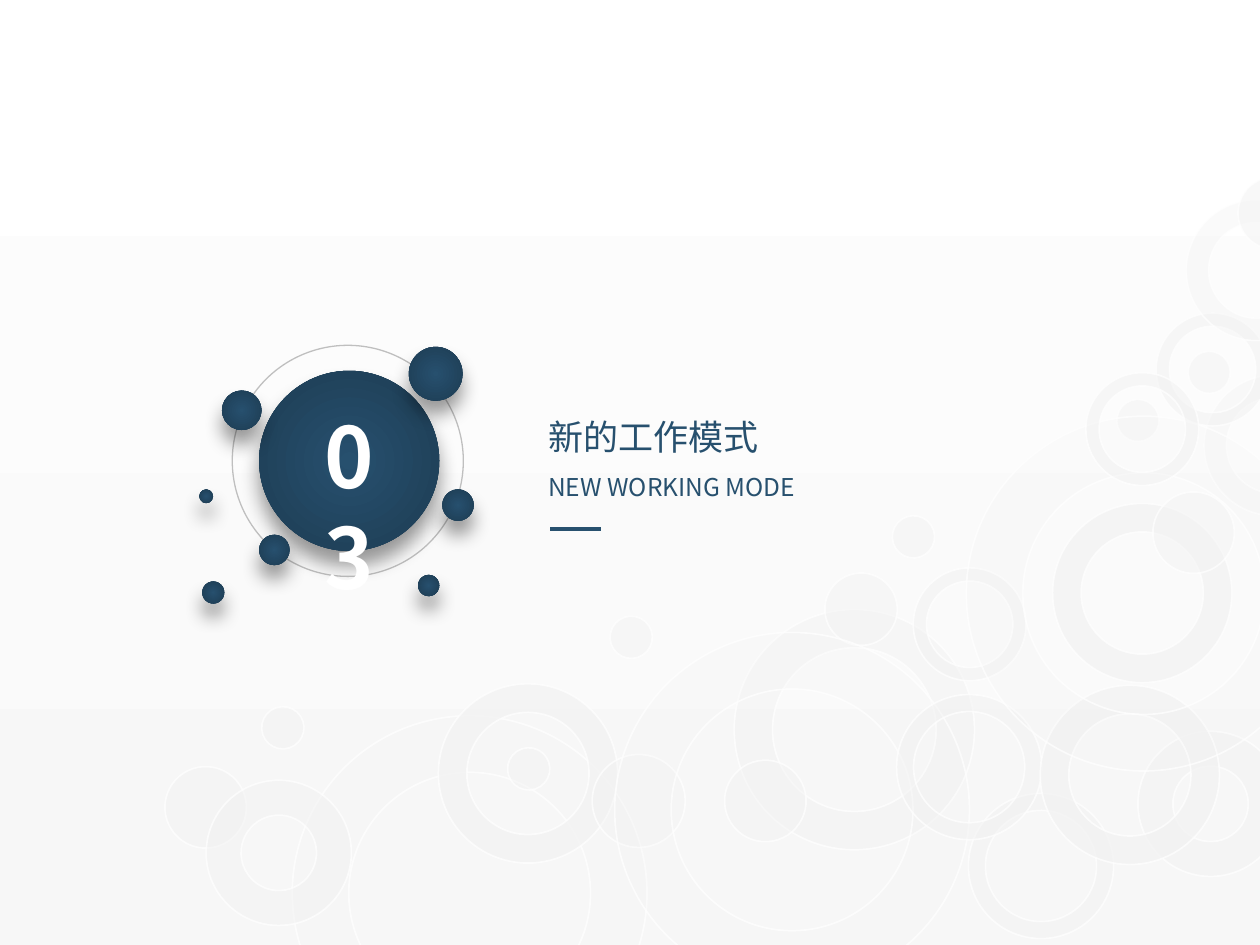
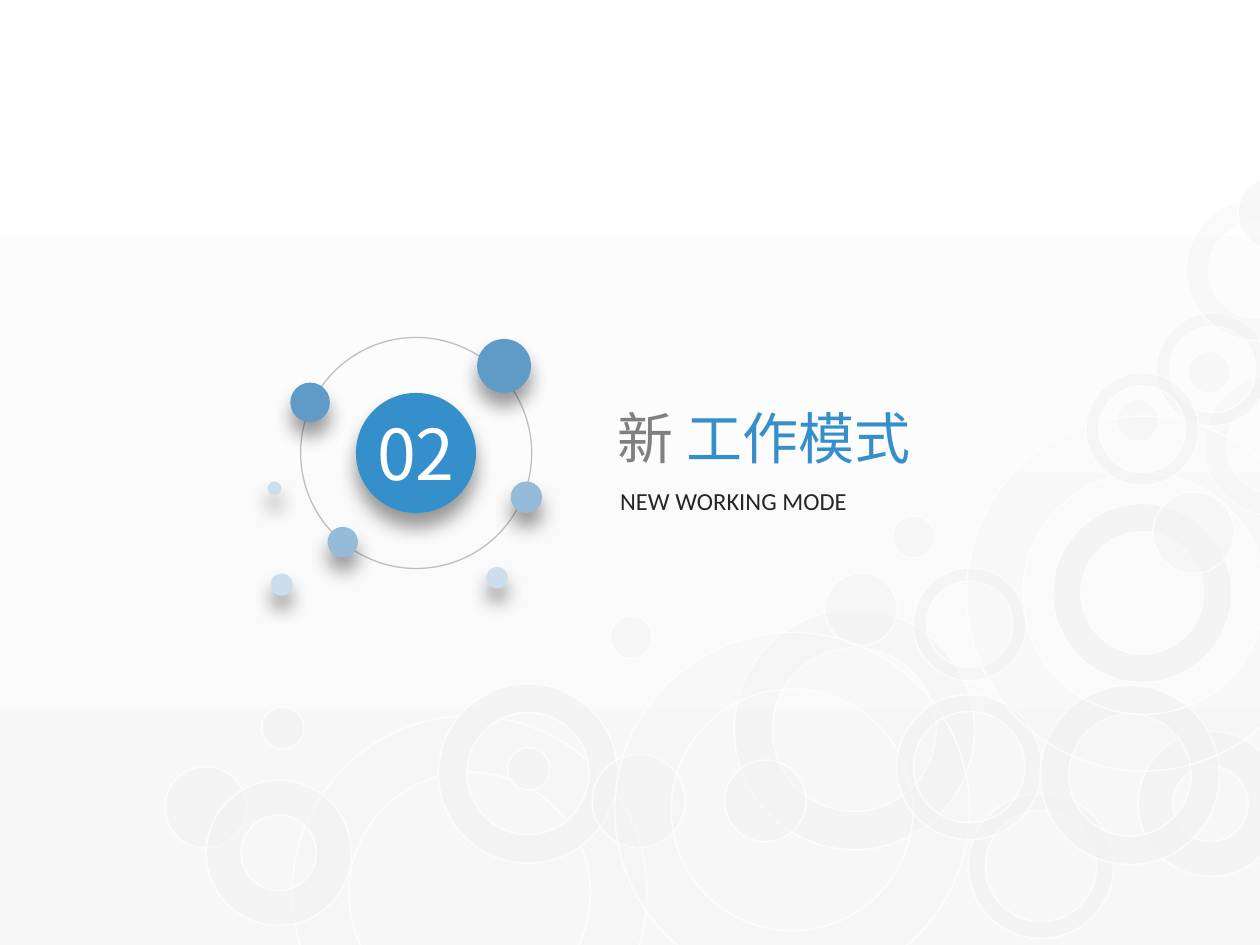
Before and after one commit to watermoonlx/presentation, a slide deck: slide 10 of [PO]PR Approval Control Panel.pptx. Drawn at 1260x945 pixels with LibreOffice and Linux fonts; fonts in the diff are those of the drawing. Boxes give left, top, right and bottom in pixels: in the first picture for what was removed or moved away, otherwise in the second. Text is boxed around its words. In the diff, an @@ line names an element or a change of style, - is before the commit and + after.

```diff
--- a/[PO]PR Approval Control Panel.pptx
+++ b/[PO]PR Approval Control Panel.pptx
@@ 3 ellipses: place and size @@
-3 ellipses at bbox=[232, 345, 462, 576]
+3 ellipses at bbox=[301, 338, 532, 568]
@@ ellipse at bbox=[478, 339, 532, 393]: fill gradient #27506E to #1D3C52 to #5F9BC6 @@
@@ ellipse at bbox=[290, 383, 329, 422]: fill gradient #27506E to #1D3C52 to #5F9BC6 @@
@@ text removed at bbox=[294, 399, 404, 514] @@
-03
@@ ellipse: place and size @@
-ellipse at bbox=[260, 370, 440, 551]
+ellipse at bbox=[355, 393, 475, 513]
@@ ellipse at bbox=[355, 393, 475, 513]: fill gradient #27506E to #1D3C52 to #358FCB @@
@@ text at bbox=[618, 412, 910, 464]: text changed; size 20 to 32 pt; text colour #27506E to #358FCB @@
-新的工作模式
+新 工作模式
@@ text added at bbox=[377, 428, 455, 481], 40 pt, text #FFFFFF @@
+02
@@ text "NEW WORKING MODE": place and size @@
-text "NEW WORKING MODE" at bbox=[548, 477, 795, 497]
+text "NEW WORKING MODE" at bbox=[620, 494, 846, 510]
@@ text "NEW WORKING MODE" at bbox=[620, 494, 846, 510]: font Noto Sans CJK SC to Calibri, text colour #27506E to #262626; line spacing 1 to 1.5 @@
@@ ellipse at bbox=[510, 481, 542, 513]: fill gradient #27506E to #1D3C52 to #94BCD9 @@
@@ ellipse at bbox=[328, 527, 358, 557]: fill gradient #27506E to #1D3C52 to #94BCD9 @@
@@ line removed from (551, 529) to (601, 529) @@
@@ 5 ellipses: place and size @@
-5 ellipses at bbox=[199, 391, 474, 604]
+5 ellipses at bbox=[267, 383, 542, 596]
@@ fill gradient #27506E to #1D3C52 to #CADEEC in 3 elements at bbox=[267, 481, 281, 495], bbox=[271, 573, 294, 596], bbox=[486, 567, 508, 588] @@
```
Also in this commit, not shown: 14 other slides changed, 12 slides added, 26 slides removed, 14 other files.
